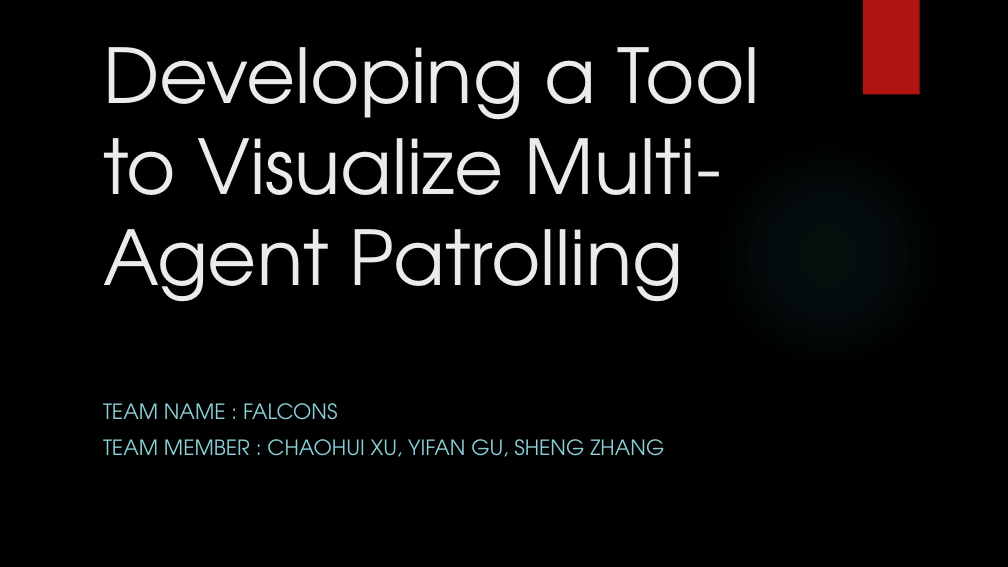
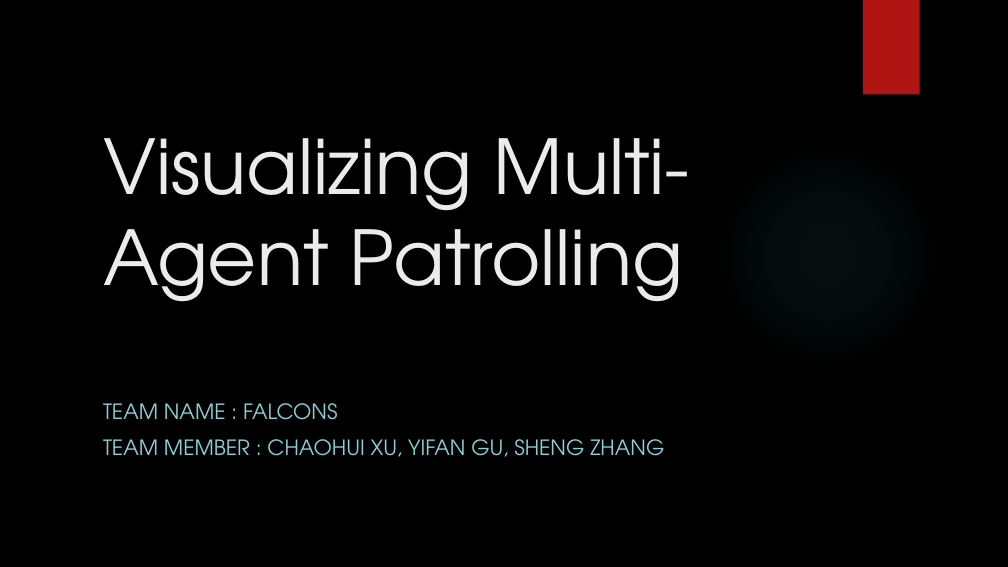
Before and after one commit to 2012215434/CS744, a slide deck: slide 1 of documents/second_presentation.pptx. Drawn at 1008x567 pixels with LibreOffice and Linux fonts; fonts in the diff are those of the drawing; background and template pictures are left out. Boxes give left, top, right and bottom in pixels: in the first picture for what was removed or moved away, otherwise in the second. Text is boxed around its words. In the diff, an @@ line names an element or a change of style, - is before the commit and + after.

```diff
--- a/documents/second_presentation.pptx
+++ b/documents/second_presentation.pptx
@@ title at (x1=103, y1=138, x2=690, y2=302): text changed @@
-Developing a Tool to Visualize Multi-Agent Patrolling
+Visualizing Multi-Agent Patrolling
```
Also in this commit, not shown: 2 other slides changed, 1 other file.
